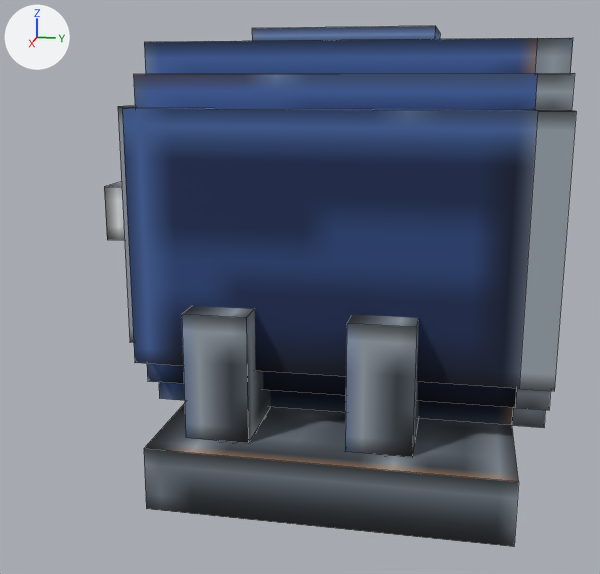
Renders of the OBJ model src/main/resources/assets/adv_rocketry/models/libvulpes/elitemotor.obj from each side of a commit.
Rendered twice from a 50 mm camera at (2.37, -0.175, 0.797) aimed at (0.537, -0.541, 0.338). The lights are fixed; the arrows at upper left show +X, +Y and +Z. The older version comes first. Mesh edges are drawn as thin lines. Where no turn or scale is listed for an object, it has been applied to the vertices. Vertices at exactly the same position are counted once.

The first picture shows 'Motor'.
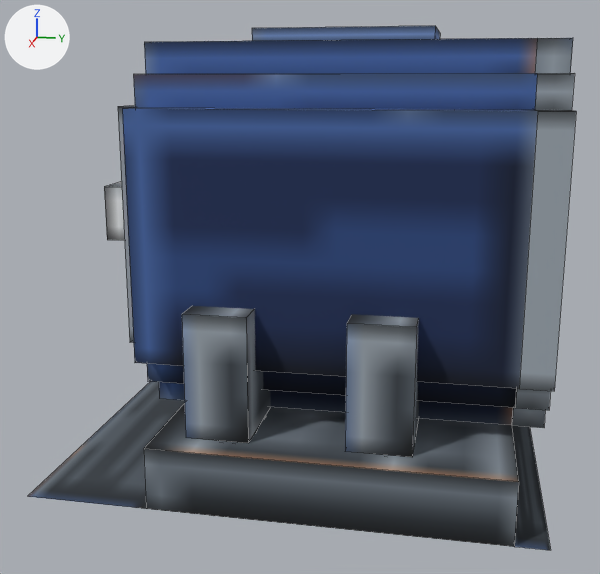
Location of each change, (x1, y1, x2, y2) in pixels of the pictures (600 x 574 px):
'Motor', reshaped (16% wider)
    before: (104, 26, 576, 547)
    after: (27, 26, 576, 550)
part 1 of me_motor, added
    after: (512, 426, 551, 550)
part 2 of me_motor, added
    after: (27, 382, 185, 509)

The edits, one by one:
me_motor is used by ob_motor; location (0.0, 0.0, 0.0).
Verts and faces of me_motor; kept vertices keep their numbers, new ones are numbered from 132.
Before the commit, vertices of me_motor: 2 (0.0, -0.062, 0.0), 3 (1.0, -0.062, 0.0) at pixel (514, 546).
Before the commit, vertices of me_motor: 6 (1.0, -0.75, 0.0) at pixel (146, 508), 7 (0.0, -0.75, 0.0).
me_motor had 132 vertices, 108 faces and spanned x 0.0..1.0, y -1.0..0.0, z 0.0..0.906.
me_motor now has 136 vertices, 110 faces and spans x 0.0..1.0, y -1.0..0.0, z 0.0..0.906.
Part 1, on me_motor:
New vertex 132 is at (0.0, 0.0, 0.0).
New vertex 133 is at (1.0, 0.0, 0.0), pixel (550, 550).
New faces: (2, 132, 133, 3).
Part 2, on me_motor:
New vertex 134 is at (0.0, -1.0, 0.0).
New vertex 135 is at (1.0, -1.0, 0.0), pixel (27, 496).
New faces: (6, 135, 134, 7).
